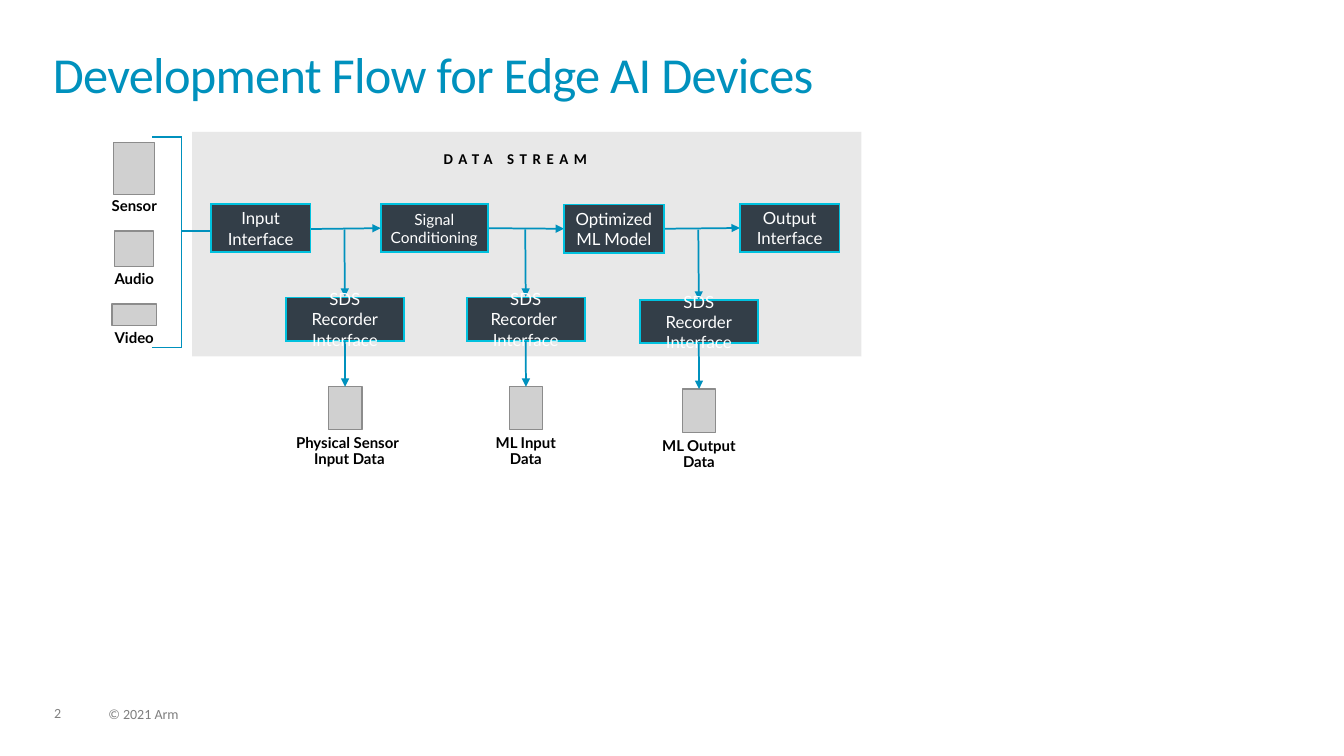
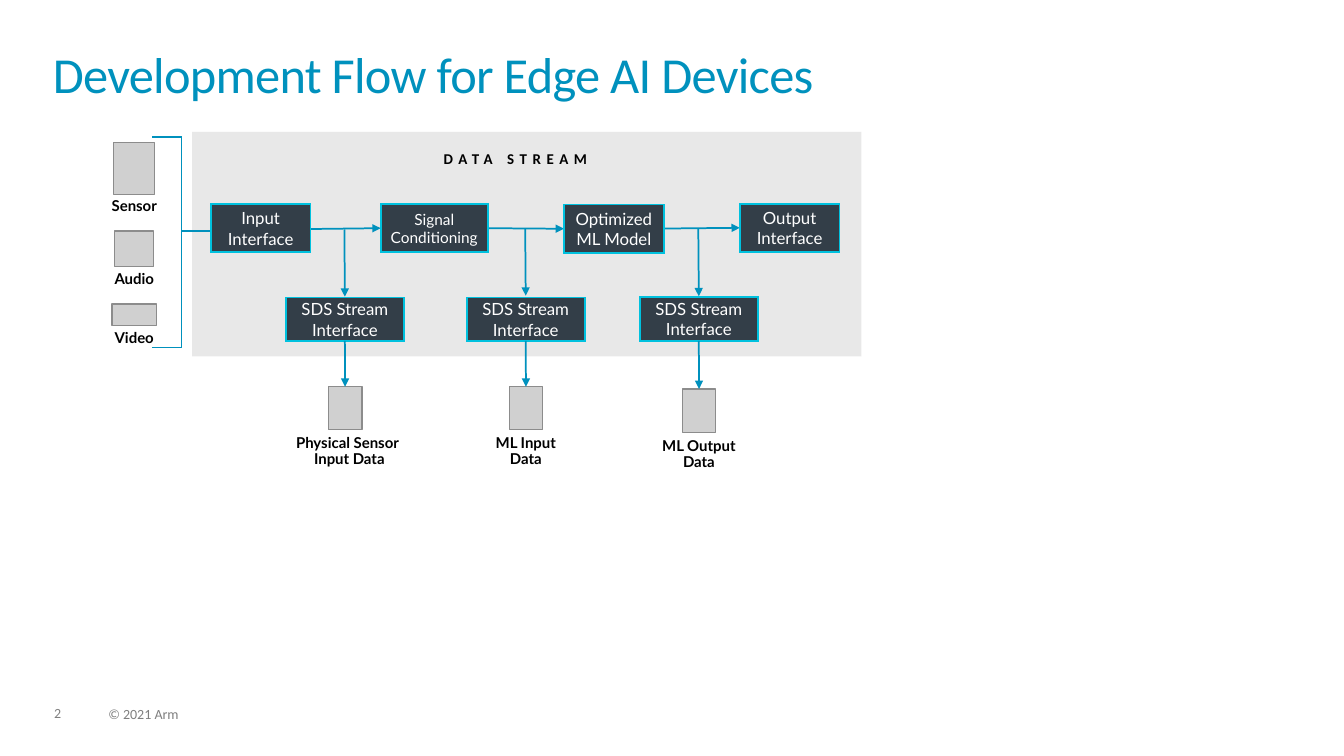
Before and after one commit to ARM-software/SDS-Framework, a slide deck: slide 2 of documentation/images/overview.pptx. Drawn at 1344x756 pixels with LibreOffice and Linux fonts; fonts in the diff are those of the drawing; grey boxes stand for pictures. Boxes give left, top, right and bottom in pixels: in the first picture for what was removed or moved away, otherwise in the second. Text is boxed around its words. In the diff, an @@ line names an element or a change of style, - is before the commit and + after.

```diff
--- a/documentation/images/overview.pptx
+++ b/documentation/images/overview.pptx
@@ arrow moved from (699, 230) - (699, 299) to (699, 229) - (699, 296) @@
@@ text in rectangle at [301,303,388,336]: text changed @@
-SDS Recorder
-Interface
+SDS Stream Interface
@@ text in rectangle at [482,303,569,336]: text changed @@
-SDS Recorder
-Interface
+SDS Stream Interface
@@ text in rectangle at [655,303,742,335]: text changed @@
-SDS Recorder
-Interface
+SDS Stream Interface
@@ arrow moved from (699, 344) - (700, 389) to (699, 341) - (700, 389) @@
```
Also in this commit, not shown: 13 other slides changed, 1 slide removed.
